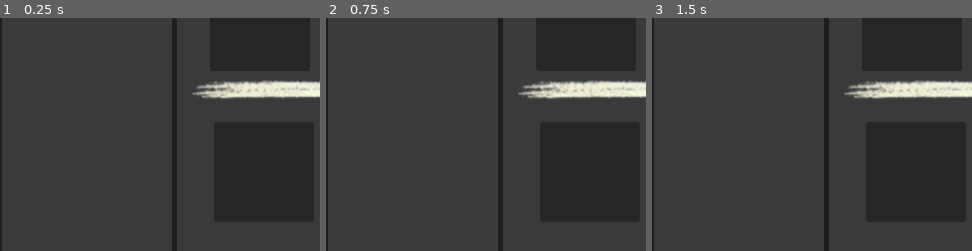
Above: before the commit, frames 1-3 (left to right).
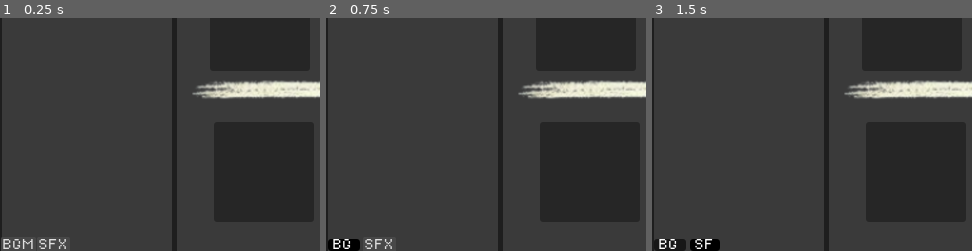
Above: after the commit, the same moments.

Repository: montyplexer/Multiplayer-TicTacToe
Game: Godot game, scene res://scenes/tictactoe.tscn
Same seed, same stepped clock (60 frames per second), same inputs: the game is played once before the commit and once after it.
Inputs (mouse positions are % of the whole screen's width and height, from its top left):
- Up to frame 1 (0.25 s): no input
- Up to frame 2 (0.75 s): click (3, 99) at 0.5 s, where only the run after the commit has a clickable "BGM"
- Up to frame 3 (1.5 s): click (8, 99) at 1.25 s, where only the run after the commit has a clickable "SFX"
The pictures show only the part of the screen within x 0-50%, y 50-100%; the shares and areas given below are measured in that part.

The runs differ from the first frame. In frame 1, 0.5% of the frame differs, in the area x 0-21%, y 94-100%; in frame 2, 0.7%; in frame 3, 0.9%, in the area x 0-22%, y 94-100%.

Commit message:
Added AudioButton

Diff:
--- a/scenes/tictactoe.tscn
+++ b/scenes/tictactoe.tscn
@@ -260,6 +260,28 @@
 theme = ExtResource("2_8lb4p")
 text = "Connect"
 
+[node name="HBoxContainer" type="HBoxContainer" parent="VBoxTitleBar/HBoxScoreAndGrid/InfoRect"]
+layout_mode = 1
+anchors_preset = 12
+anchor_top = 1.0
+anchor_right = 1.0
+anchor_bottom = 1.0
+offset_top = -12.0
+grow_horizontal = 2
+grow_vertical = 0
+
+[node name="MusicButton" type="Button" parent="VBoxTitleBar/HBoxScoreAndGrid/InfoRect/HBoxContainer"]
+layout_mode = 2
+theme = ExtResource("2_8lb4p")
+toggle_mode = true
+text = "BGM"
+
+[node name="SoundButton" type="Button" parent="VBoxTitleBar/HBoxScoreAndGrid/InfoRect/HBoxContainer"]
+layout_mode = 2
+theme = ExtResource("2_8lb4p")
+toggle_mode = true
+text = "SFX"
+
 [node name="GridRect" type="ColorRect" parent="VBoxTitleBar/HBoxScoreAndGrid"]
 custom_minimum_size = Vector2(460, 460)
 layout_mode = 2
--- /dev/null
+++ b/scripts/audio_button.gd
@@ -0,0 +1,19 @@
+extends Button
+class_name AudioButton
+
+@export var sound: AudioStream = preload("res://assets/audio/Zapps_18.wav")
+var audio_player = null
+
+func _ready():
+	audio_player = AudioStreamPlayer.new()
+	add_child(audio_player)
+	self.connect("pressed", play_button_sound)
+
+	if sound != null:
+		audio_player.stream = sound
+
+func play_button_sound():
+	if audio_player.stream:
+		audio_player.play()
+	else:
+		print("Button ")
--- a/scripts/global.gd
+++ b/scripts/global.gd
@@ -6,6 +6,8 @@
 # signal started_game_signal()
 signal tile_pressed_signal(tile_id: Vector2)
 signal toggle_remaining_tiles_signal(enable: bool)
+
+var board = null
 
 enum PLAYER { X, O }
 var turn: int = PLAYER.X
--- a/scripts/tictactoe.gd
+++ b/scripts/tictactoe.gd
@@ -11,6 +11,7 @@
 
 # Called when the node enters the scene tree for the first time.
 func _ready():
+	Global.board = self
 	randomize()
 	ui_update_settings()
 	Global.end_turn_signal.connect(end_turn)
@@ -75,22 +76,6 @@
 				return false
 	return true
 
-func handle_ui_and_wrap_up(message: String):
-	# Wrap up game
-	Global.turn_num = 0
-	Global.end_game_signal.emit()
-
-	# Enable Buttons
-	toggle_settings_buttons(true)
-
-	# Update UI Labels
-	ui_update_score_labels()
-	ui_update_turn_label(message)
-
-	# Debug
-	print(message)
-	print(grid_to_string())
-
 # Handle end of turn logic
 func end_turn(tile_id: Vector2):
 	var message: String
@@ -146,6 +131,22 @@
 
 	# Debug
 	print("Turn Num: ",Global.turn_num)
+	print(message)
+	print(grid_to_string())
+
+func handle_ui_and_wrap_up(message: String):
+	# Wrap up game
+	Global.turn_num = 0
+	Global.end_game_signal.emit()
+
+	# Enable Buttons
+	toggle_settings_buttons(true)
+
+	# Update UI Labels
+	ui_update_score_labels()
+	ui_update_turn_label(message)
+
+	# Debug
 	print(message)
 	print(grid_to_string())
 
